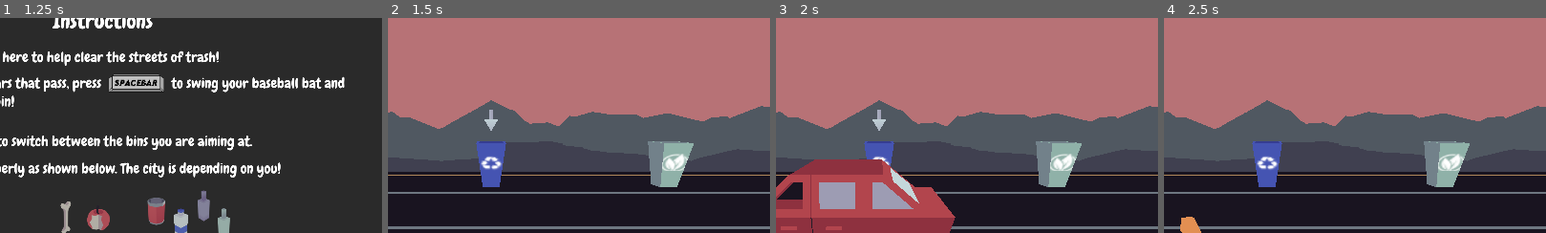
Above: before the commit, frames 1-4 (left to right).
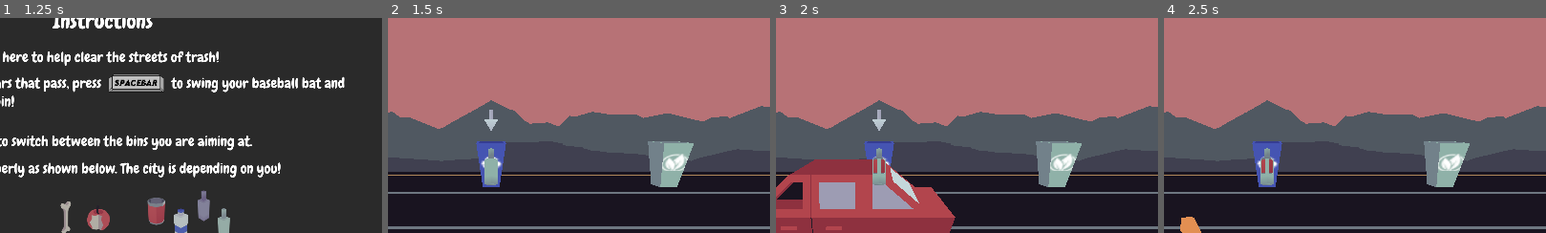
Above: after the commit, the same moments.

Repository: Manas701/SVCGameJam
Game: Godot game, scene res://scenes/main menu.tscn
The game is run twice, just before and just after one commit, with the same random seed, the same clock (stepped at 60 frames per second) and the same inputs. Sound files missing from this copy of the repository are replaced by a short silence.
Inputs:
- Up to frame 1 (1.25 s): click "Play Game" at 0.5 s
- Up to frame 2 (1.5 s): tap Enter at 1.25 s; hold Right (select_right) from 1.28 s (still down); hold Space (startGame) from 1.28 s (still down)
- Up to frame 3 (2 s): keep holding Right (select_right); keep holding Space (startGame)
- Up to frame 4 (2.5 s): release Right (select_right) at 2.03 s; release Space (startGame) at 2.03 s; hold Left (select_left) from 2.03 s (still down); tap Space (startGame) at 2.1 s
The pictures show only the part of the screen within x 36-86%, y 11-61%; the shares and areas given below are measured in that part.

Frame 1 is identical in both runs. In frame 2, 0.5% of the frame differs, in the area x 25-29%, y 60-78%; in frame 3, 0.5%; in frame 4, 0.5%.
Error after the commit: Invalid access to property or key 'whichAnim' on a base object of type 'null instance'. (res://assets/scripts/trashPrefab.gd:20)

Commit message:
Revert "i forgot"
This reverts commit 832973e198eaaa2eab029018655ff0f395ff12df.

Diff:
--- a/prefabs/trash.tscn
+++ b/prefabs/trash.tscn
@@ -1,18 +1,17 @@
 [gd_scene load_steps=11 format=3 uid="uid://tx72n0re52ye"]
 
-[ext_resource type="PackedScene" path="res://prefabs/trash_bone.tscn" id="1_rpexv"]
+[ext_resource type="PackedScene" uid="uid://dwfde5sd6trl7" path="res://prefabs/trash_bone.tscn" id="1_rpexv"]
 [ext_resource type="Script" path="res://assets/scripts/trashPrefab.gd" id="1_wf36i"]
-[ext_resource type="PackedScene" path="res://prefabs/trash_bottle_green.tscn" id="2_4y3iw"]
+[ext_resource type="PackedScene" uid="uid://c8ydrldfutkh1" path="res://prefabs/trash_bottle_green.tscn" id="2_4y3iw"]
 [ext_resource type="PackedScene" uid="uid://l7ymf66qs6xr" path="res://prefabs/trash_apple.tscn" id="2_ft8tk"]
 [ext_resource type="Script" path="res://assets/scripts/trash.gd" id="2_i1a7u"]
-[ext_resource type="PackedScene" path="res://prefabs/trash_bottle_plastic.tscn" id="3_58ucf"]
-[ext_resource type="PackedScene" path="res://prefabs/trash_bottle_purple.tscn" id="4_fgdhr"]
-[ext_resource type="PackedScene" path="res://prefabs/trash_paper.tscn" id="5_y28u3"]
-[ext_resource type="PackedScene" path="res://prefabs/trash_can.tscn" id="7_4m2hr"]
-[ext_resource type="PackedScene" uid="uid://dpvfjowh2mn4x" path="res://prefabs/animation_player.tscn" id="10_myhnj"]
+[ext_resource type="PackedScene" uid="uid://devrjoeo8evb6" path="res://prefabs/trash_bottle_plastic.tscn" id="3_58ucf"]
+[ext_resource type="PackedScene" uid="uid://74bqe0ot35sf" path="res://prefabs/trash_bottle_purple.tscn" id="4_fgdhr"]
+[ext_resource type="PackedScene" uid="uid://cve1sbdchatct" path="res://prefabs/trash_paper.tscn" id="5_y28u3"]
+[ext_resource type="PackedScene" uid="uid://c0lx2ipsxpia0" path="res://prefabs/trash_can.tscn" id="7_4m2hr"]
+[ext_resource type="PackedScene" uid="uid://dpvfjowh2mn4x" path="res://prefabs/animation_player.tscn" id="10_kqakl"]
 
 [node name="trash" type="Node3D"]
-transform = Transform3D(1, 0, 0, 0, 1, 0, 0, 0, 1, 0, 0.9, -5)
 script = ExtResource("1_wf36i")
 
 [node name="Trash_Apple" parent="." groups=["trashObjects"] instance=ExtResource("2_ft8tk")]
@@ -50,6 +49,4 @@
 script = ExtResource("2_i1a7u")
 trash_type = "Trash"
 
-[node name="AnimationPlayer" parent="." instance=ExtResource("10_myhnj")]
-
-[editable path="AnimationPlayer"]
+[node name="AnimationPlayer" parent="." instance=ExtResource("10_kqakl")]
--- a/scenes/manasScene.tscn
+++ b/scenes/manasScene.tscn
@@ -75,9 +75,7 @@
 script = ExtResource("2_whjhi")
 
 [node name="trash" parent="." instance=ExtResource("7_wwkud")]
-process_mode = 4
 transform = Transform3D(1, 0, 0, 0, 0.939701, 0.341996, 0, -0.341996, 0.939701, 0, 1, -1.5)
-visible = false
 
 [node name="PlayerInput" type="Node" parent="."]
 script = ExtResource("7_kxg3g")
Not shown: 1 places in prefabs/car_spawner.tscn that only renumber resources
Not shown: 1 places in scenes/main menu.tscn that only renumber resources
Not shown: 1 places in scenes/manasScene.tscn that only renumber resources
